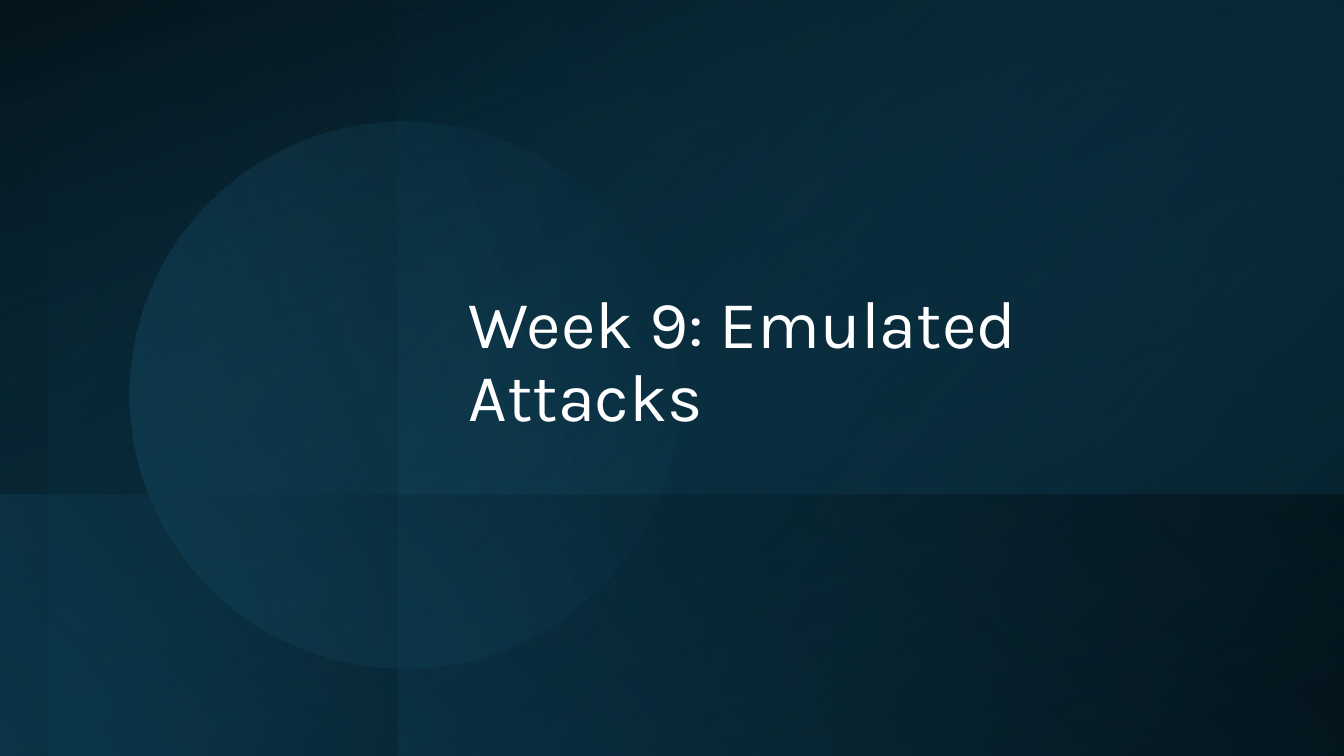
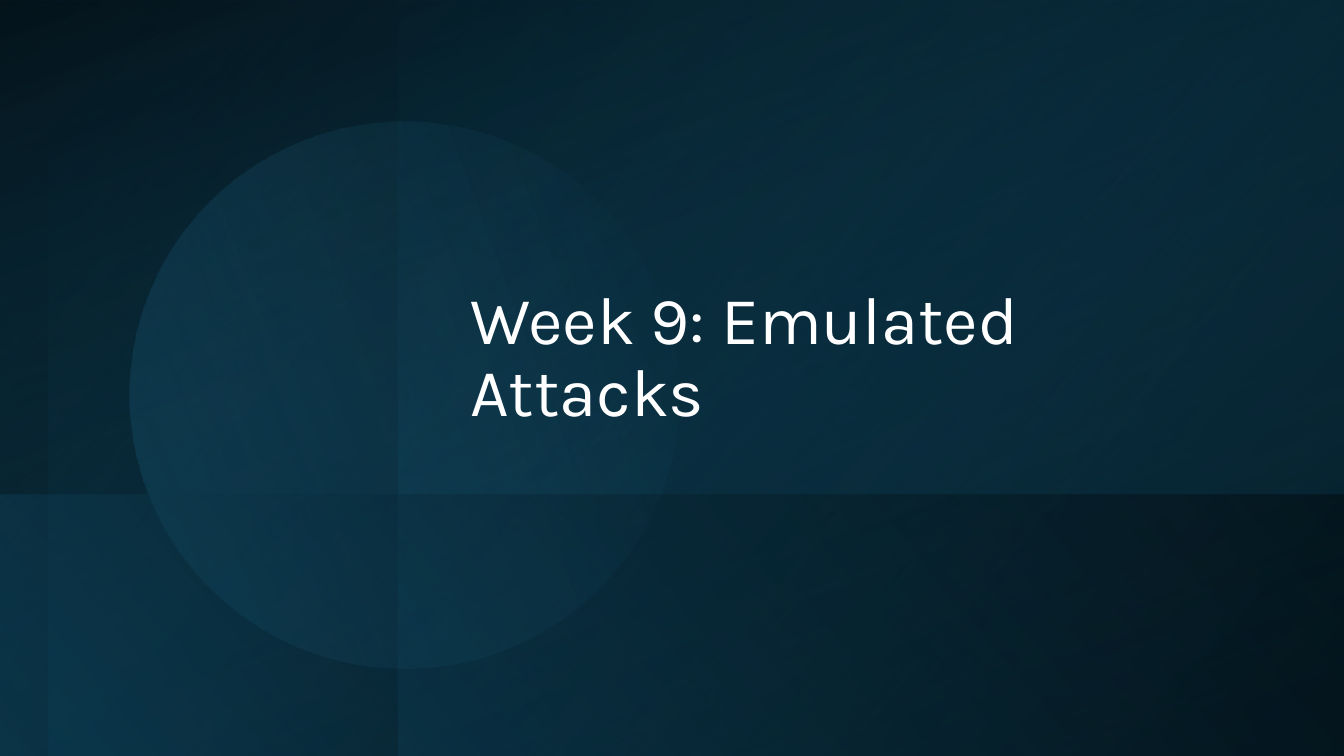
Before and after one commit to bibekme/ePortfolio, a slide deck: slide 1 of Week 9/Week9.pptx. Drawn at 1344x756 pixels with LibreOffice and Linux fonts; fonts in the diff are those of the drawing. Boxes give left, top, right and bottom in pixels: in the first picture for what was removed or moved away, otherwise in the second. Text is boxed around its words. In the diff, an @@ line names an element or a change of style, - is before the commit and + after.

Commit message:
Update slides with Sysmon attack detection slides, add declaration of AI

```diff
--- a/Week 9/Week9.pptx
+++ b/Week 9/Week9.pptx
@@ title "Week 9: Emulated Attacks": place and size @@
-title "Week 9: Emulated Attacks" at <box>469,302,1016,422</box>
+title "Week 9: Emulated Attacks" at <box>470,298,1017,417</box>
```
